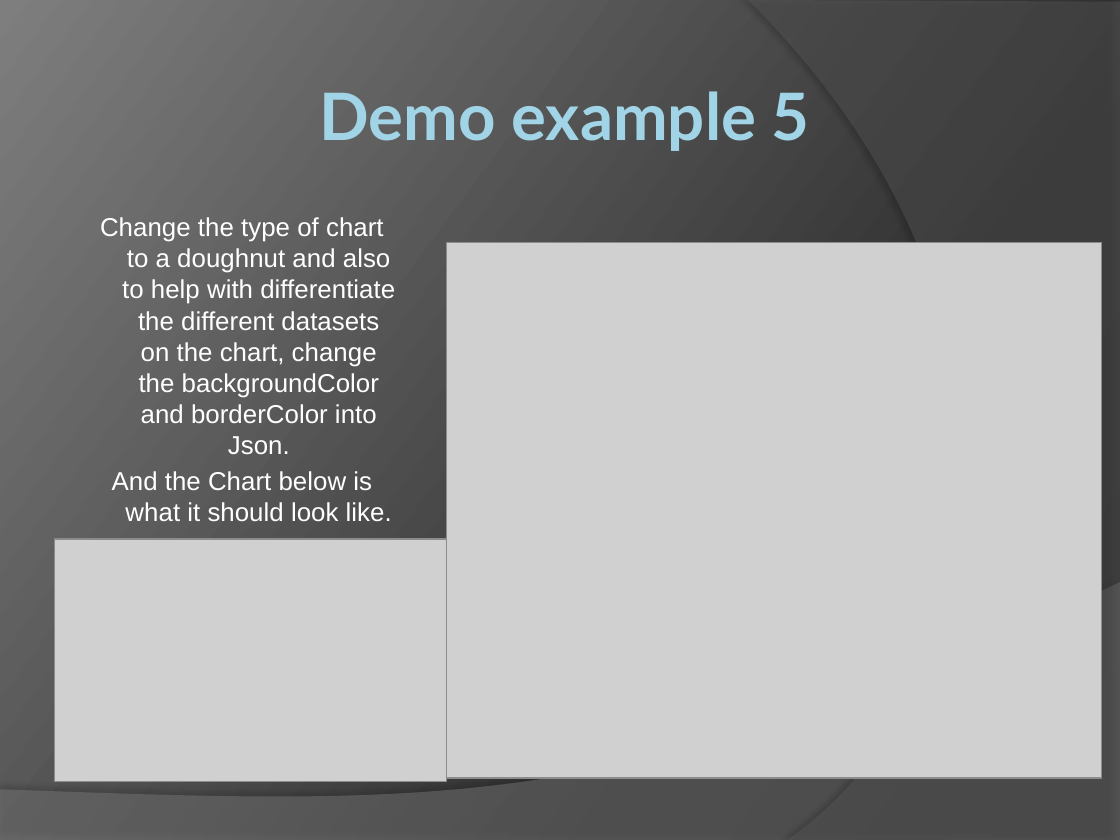
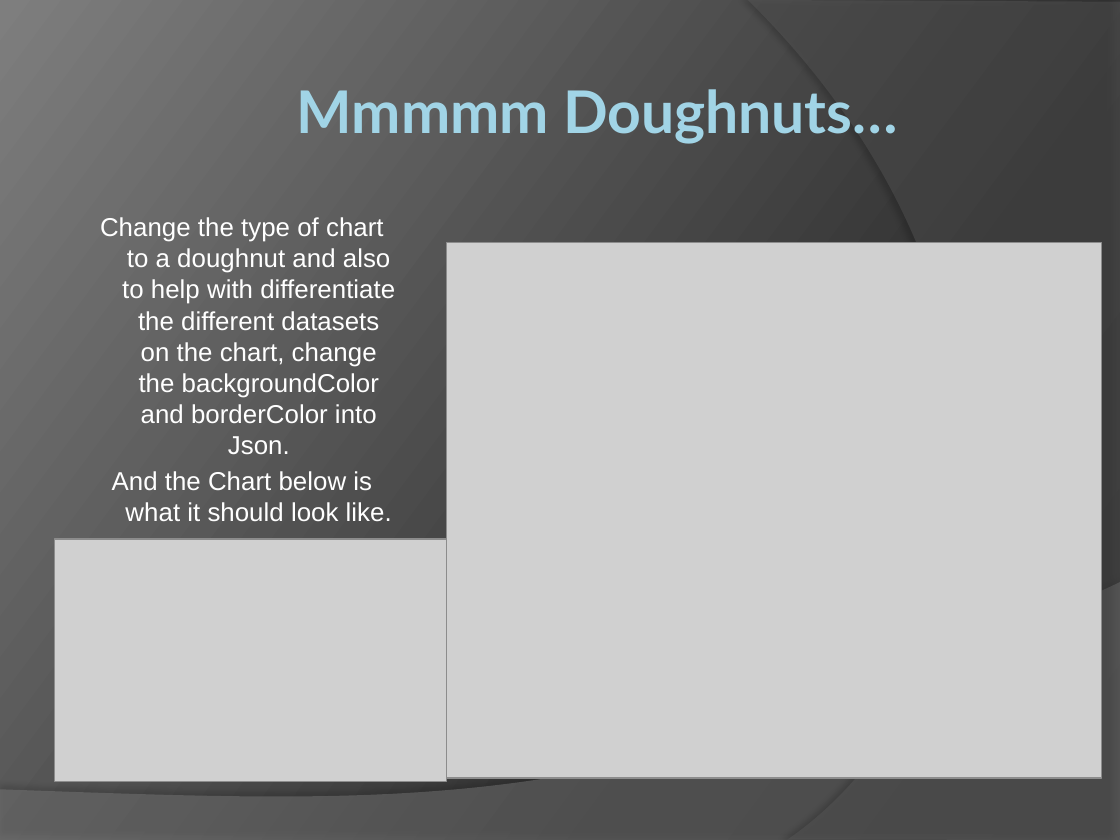
Before and after one commit to pipboy2/Bootstrap-Chart.JS-Training-Module, a slide deck: slide 12 of Training_Module.pptx (slide 11 before the commit). Drawn at 1120x840 pixels with LibreOffice and Linux fonts; fonts in the diff are those of the drawing; grey boxes stand for pictures. Boxes give left, top, right and bottom in pixels: in the first picture for what was removed or moved away, otherwise in the second. Text is boxed around its words. In the diff, an @@ line names an element or a change of style, - is before the commit and + after.

```diff
--- a/Training_Module.pptx
+++ b/Training_Module.pptx
@@ title at (297, 89, 898, 144): text changed; size 42 to 37.8 pt @@
-Demo example 5
+Mmmmm Doughnuts…
```
Also in this commit, not shown: 8 other slides changed, 1 slide added.
